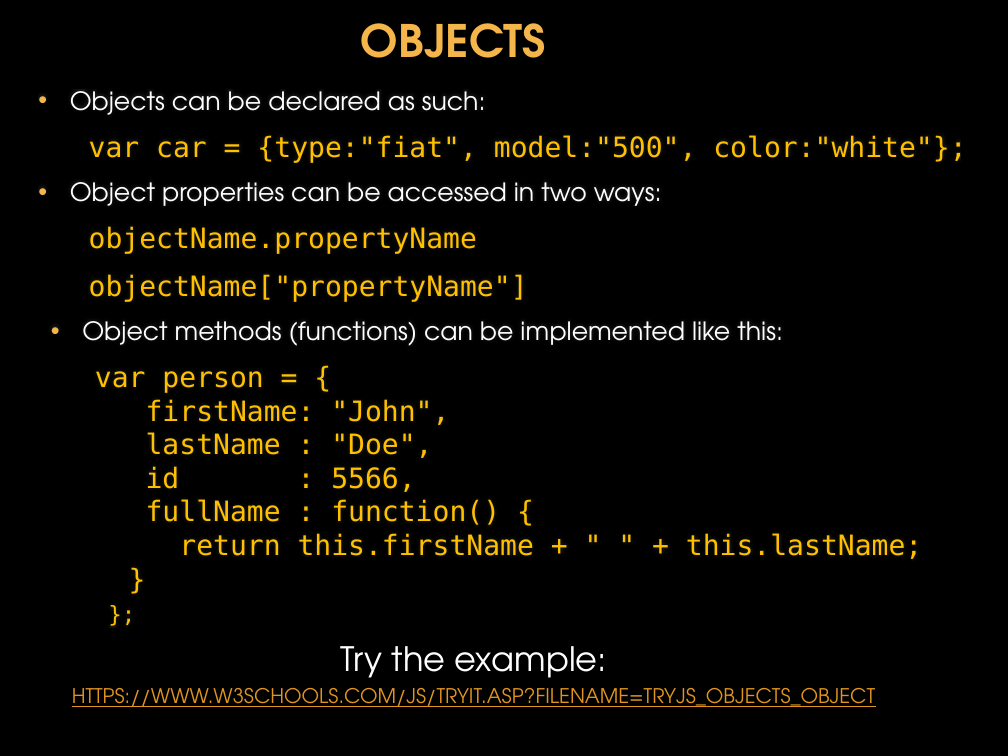
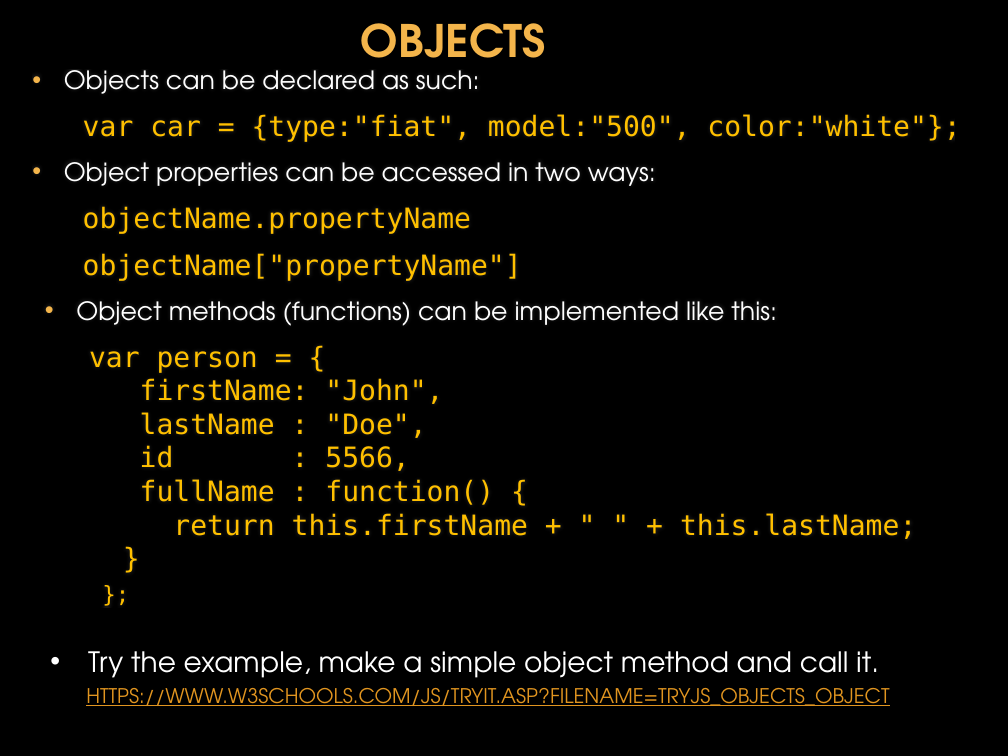
Before and after one commit to donfreiday/cpsc330-js, a slide deck: slide 29 of Javascript.pptx. Drawn at 1008x756 pixels with LibreOffice and Linux fonts; fonts in the diff are those of the drawing; background and template pictures are left out. Boxes give left, top, right and bottom in pixels: in the first picture for what was removed or moved away, otherwise in the second. Text is boxed around its words. In the diff, an @@ line names an element or a change of style, - is before the commit and + after.

```diff
--- a/Javascript.pptx
+++ b/Javascript.pptx
@@ text "Objects can be declared as ...": place and size @@
-text "Objects can be declared as ..." at <box>70,91,966,559</box>
+text "Objects can be declared as ..." at <box>64,70,960,539</box>
@@ text at <box>88,651,879,678</box>: text changed; size 24 to 20 pt @@
-Try the example:
+• Try the example, make a simple object method and call it.
```
Also in this commit, not shown: 15 other slides changed.
